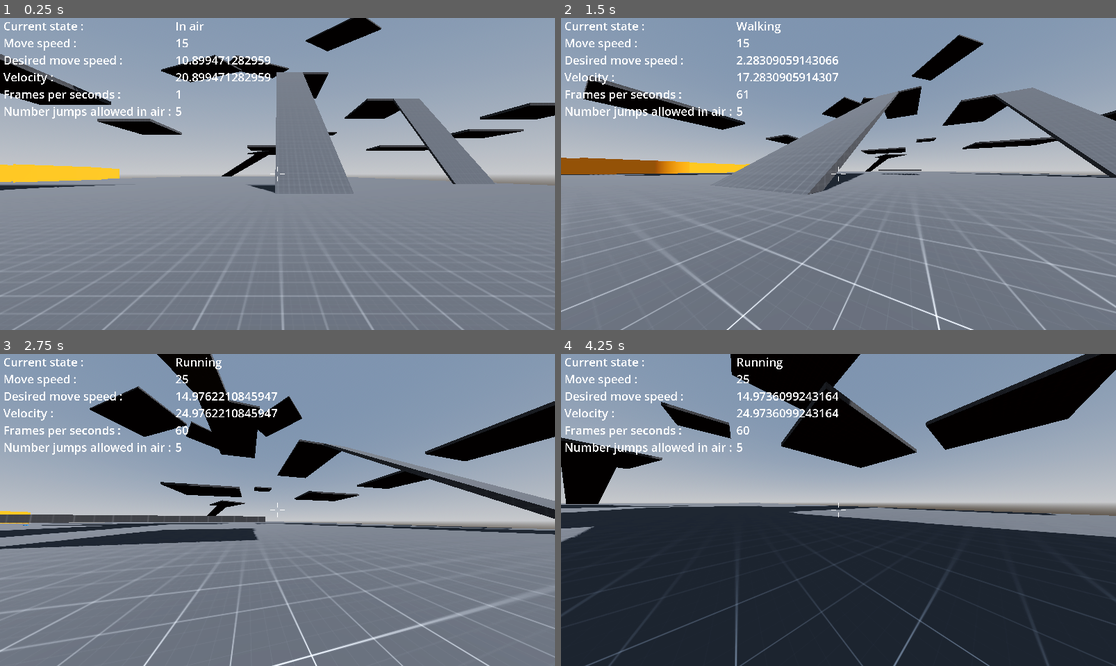
Above: before the commit, frames 1-4 (two rows, left to right).
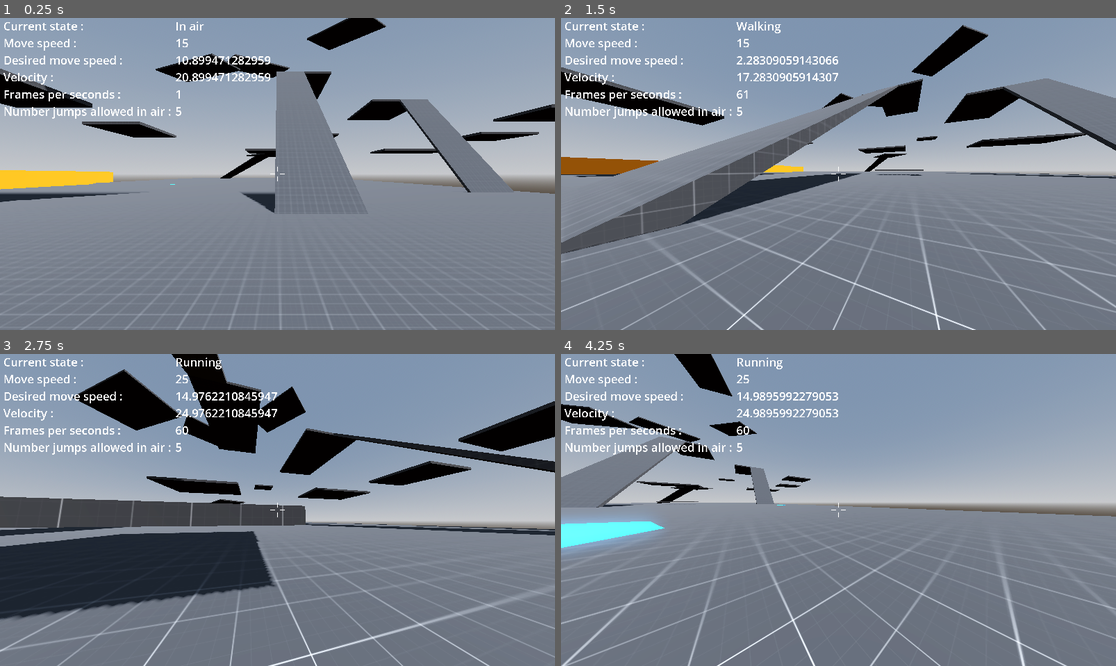
Above: after the commit, the same moments.

Repository: sh-0ut/fps
Game: Godot game, scene res://Scenes/TemplateMapScene.tscn
Two runs of this game, one before a commit and one after it. Both use one fixed random seed, a clock stepped at 60 frames per second and the inputs below.
Inputs (mouse positions are in pixels of both pictures, inside the frame that each line leads up to):
- Up to frame 1 (0.25 s): no input
- Up to frame 2 (1.5 s): move the mouse to (866, 174) at 0.52 s; hold W (moveForward) from 0.53 s (still down); tap Q (dash) at 0.6 s; tap Space (jump) at 0.77 s; move the mouse to (810, 174) at 1.27 s; tap Shift (run) at 1.35 s
- Up to frame 3 (2.75 s): keep holding W (moveForward); tap Space (jump) at 1.52 s; move the mouse to (288, 503) at 2.02 s; tap Q (dash) at 2.1 s
- Up to frame 4 (4.25 s): keep holding W (moveForward); move the mouse to (832, 516) at 2.77 s; tap Shift (run) at 2.85 s; tap Space (jump) at 3.02, 3.77 s; move the mouse to (877, 513) at 3.52 s; tap Q (dash) at 3.6 s; tap R (reloadScene, bound only after the commit) at 4.15 s

The runs differ from the first frame. In frame 1, 7.3% of the frame differs, in the area x 0-100%, y 0-100%; in frame 2, 15%; in frame 3, 20%; in frame 4, 64%.

Commit message:
fix shaders , add reload btn

Diff:
--- a/Scenes/PlayerCharacterScene.tscn
+++ b/Scenes/PlayerCharacterScene.tscn
@@ -26,10 +26,10 @@
 shader = ExtResource("12_8u6b8")
 shader_parameter/line_color = Color(1, 1, 1, 1)
 shader_parameter/line_count = 2.0
-shader_parameter/line_density = 0.8
+shader_parameter/line_density = 0.455
 shader_parameter/line_faloff = 1.0
-shader_parameter/mask_size = 0.1
-shader_parameter/mask_edge = 0.8
+shader_parameter/mask_size = 0.0
+shader_parameter/mask_edge = 0.515
 shader_parameter/animation_speed = 20.0
 shader_parameter/noise = SubResource("NoiseTexture2D_78nux")
 
@@ -165,7 +165,6 @@
 width = 2.0
 
 [node name="SpeedLinesContrainer" type="ColorRect" parent="HUD"]
-visible = false
 texture_filter = 1
 material = SubResource("ShaderMaterial_fk5op")
 layout_mode = 1
--- a/Scenes/TemplateMapScene.tscn
+++ b/Scenes/TemplateMapScene.tscn
@@ -61,9 +61,10 @@
 shadow_enabled = true
 
 [node name="PlayerCharacter" type="Node3D" parent="."]
+transform = Transform3D(1, 0, 0, 0, 1, 0, 0, 0, 1, -7.98972, 3.14205, 0)
 
 [node name="PlayerCharacterV2" parent="PlayerCharacter" instance=ExtResource("1_tvhlt")]
-transform = Transform3D(1, 0, 0, 0, 1, 0, 0, 0, 1, -40.0786, 6.03221, 2.18378)
+transform = Transform3D(1, 0, 0, 0, 1, 0, 0, 0, 1, -40.0786, 5.43324, 2.18378)
 maxSpeed = 350.0
 walkSpeed = 15.0
 runSpeed = 25.0
--- a/Scripts/PlayerCharacter/PlayerCharacterScript.gd
+++ b/Scripts/PlayerCharacter/PlayerCharacterScript.gd
@@ -6,7 +6,7 @@
 #states variables
 enum states
 {
-	IDLE, WALK, RUN, CROUCH, SLIDE, JUMP, INAIR, ONWALL, DASH
+	IDLE, WALK, RUN, CROUCH, SLIDE, JUMP, INAIR, ONWALL, DASH , RELOAD
 }
 var currentState
 
@@ -137,7 +137,10 @@
 	#for each state, check the possibles actions available
 	#This allow to have a good control of the controller behaviour, because you can easely check the actions possibls,
 	#add or remove some, and it prevent certain actions from being played when they shouldn't be
-
+	if Input.is_action_pressed("reloadScene"):
+		#get_tree().reload_current_scene()
+		position.x = 0;
+		position.y = 0;
 	if canInput:
 		match currentState:
 			states.IDLE:
--- a/project.godot
+++ b/project.godot
@@ -78,6 +78,11 @@
 "events": [Object(InputEventKey,"resource_local_to_scene":false,"resource_name":"","device":-1,"window_id":0,"alt_press …(193 unchanged characters)…
 ]
 }
+reloadScene={
+"deadzone": 0.5,
+"events": [Object(InputEventKey,"resource_local_to_scene":false,"resource_name":"","device":0,"window_id":0,"alt_pressed":false,"shift_pressed":false,"ctrl_pressed":false,"meta_pressed":false,"pressed":false,"keycode":0,"physical_keycode":82,"key_label":0,"unicode":0,"location":0,"echo":false,"script":null)
+]
+}
 
 [layer_names]
 
